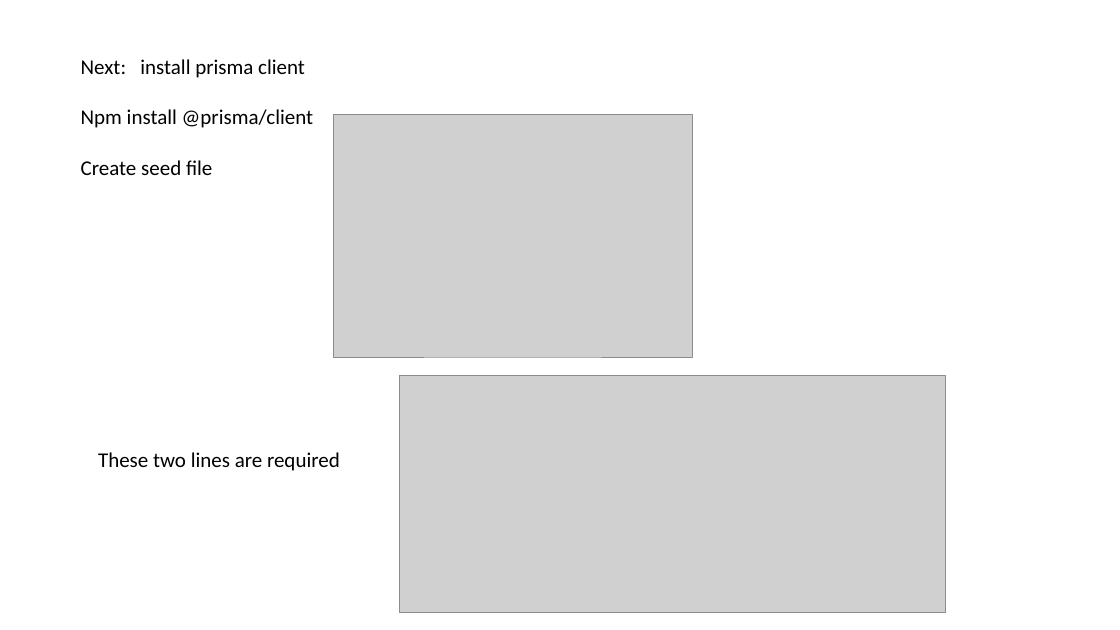
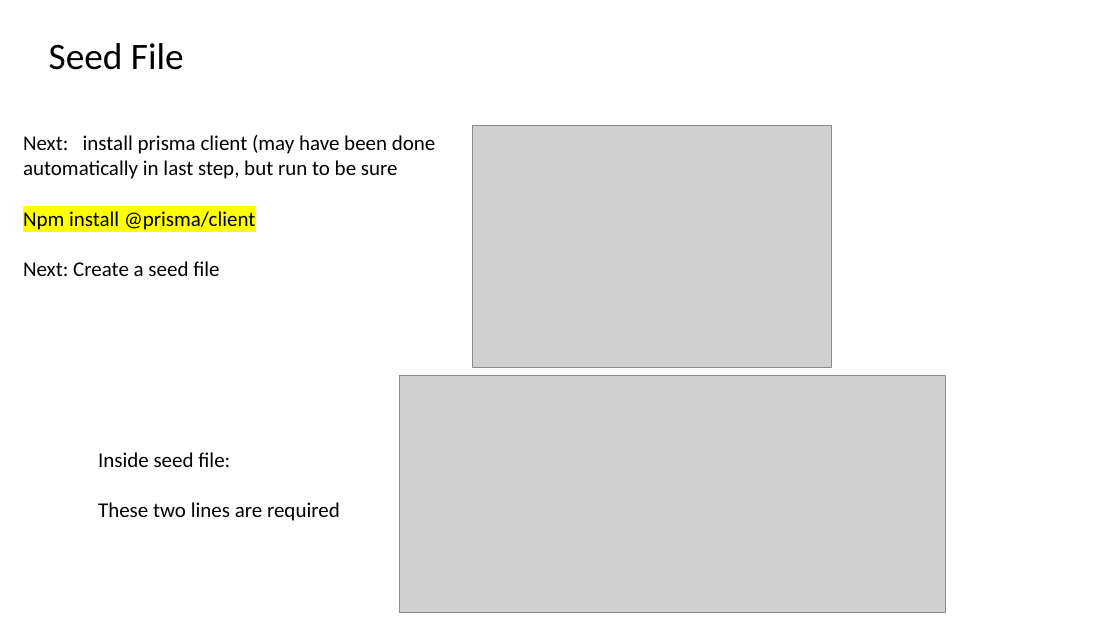
Before and after one commit to engineergrowth/Helpful-Stuff, a slide deck: slide 8 of PRISMA.pptx (slide 7 before the commit). Drawn at 1120x630 pixels with LibreOffice and Linux fonts; fonts in the diff are those of the drawing; grey boxes stand for pictures. Boxes give left, top, right and bottom in pixels: in the first picture for what was removed or moved away, otherwise in the second. Text is boxed around its words. In the diff, an @@ line names an element or a change of style, - is before the commit and + after.

```diff
--- a/PRISMA.pptx
+++ b/PRISMA.pptx
@@ text added at bbox=[49, 43, 184, 70], 32 pt, text #000000 @@
+Seed File
@@ text "Next: install prisma client (may ...": place and size @@
-text "Next: install prisma client (may ..." at bbox=[81, 59, 313, 175]
+text "Next: install prisma client (may ..." at bbox=[23, 135, 436, 276]
@@ text at bbox=[23, 135, 436, 179]: text changed @@
-Next: install prisma client
+Next: install prisma client (may have been done automatically in last step, but run to be sure
@@ picture: place and size @@
-picture at bbox=[334, 114, 692, 357]
+picture at bbox=[472, 125, 831, 368]
@@ text at bbox=[23, 211, 255, 230]: highlight none to #FFFF00 in "Npm install @prisma/client" @@
@@ text at bbox=[23, 261, 219, 276]: text changed @@
-Create seed file
+Next: Create a seed file
@@ text at bbox=[98, 452, 230, 467]: paragraph added @@
+Inside seed file:
```
Also in this commit, not shown: 11 other slides changed, 2 slides added.
